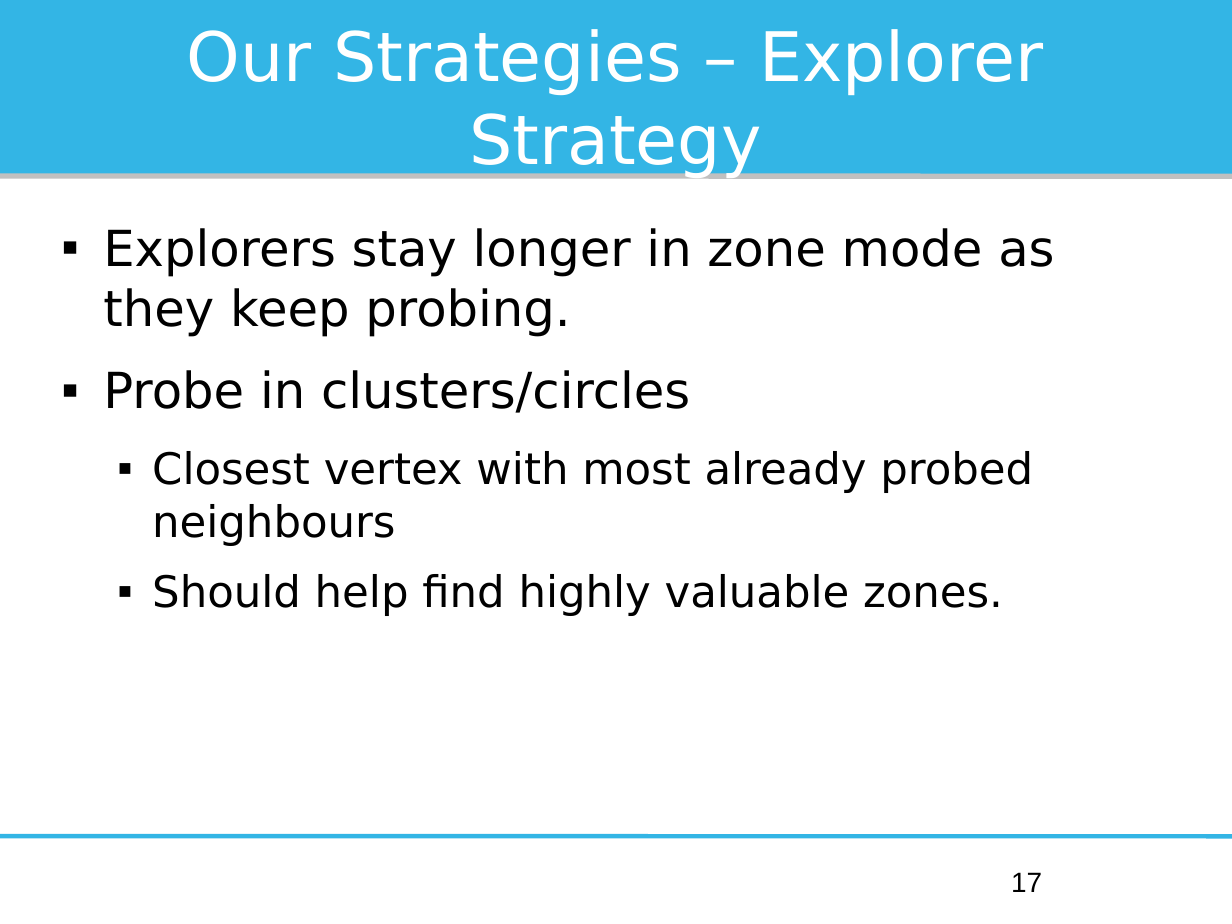
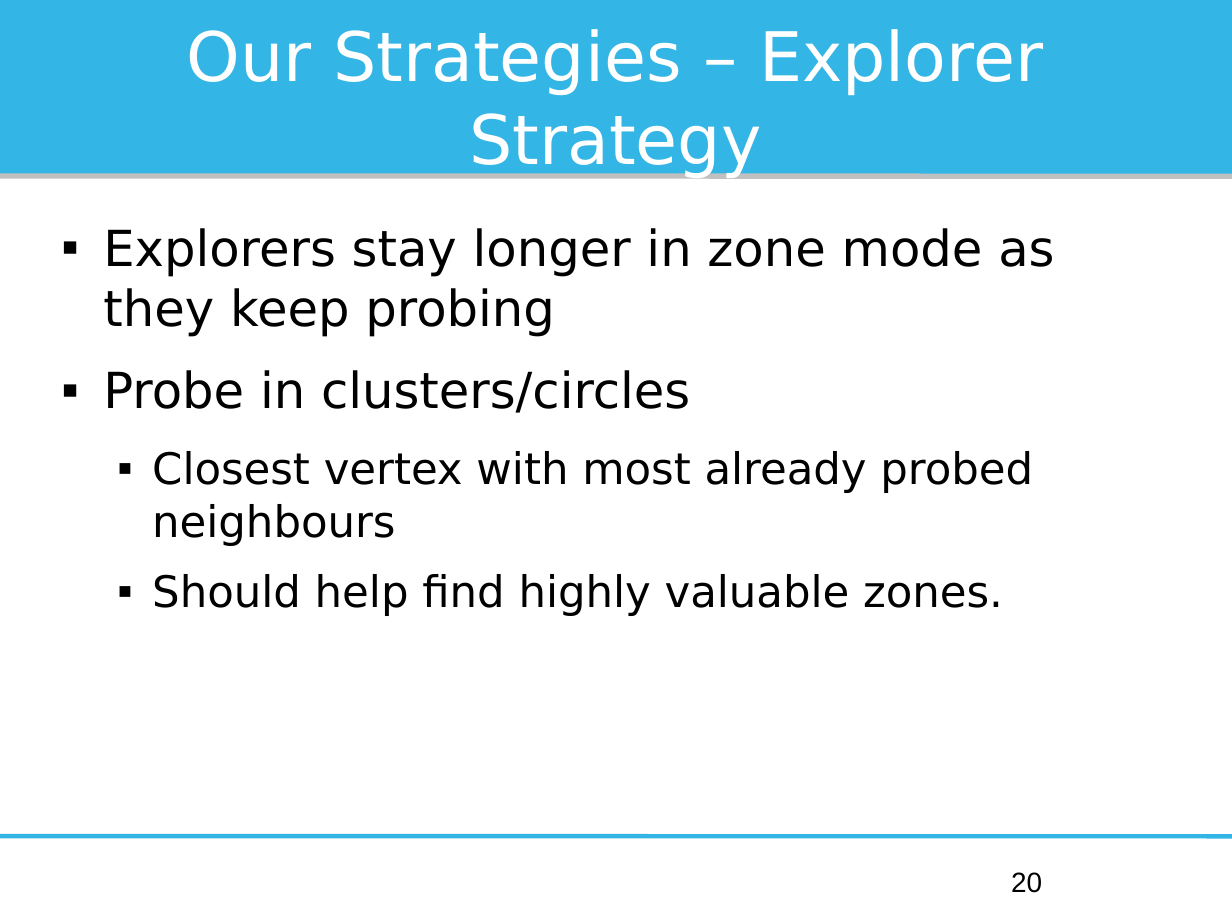
Before and after one commit to Institute-Web-Science-and-Technologies/mapc, a slide deck: slide 20 of Oberseminar/presentation.odp (slide 17 before the commit). Drawn at 1232x924 pixels with LibreOffice and Linux fonts; fonts in the diff are those of the drawing. Boxes give left, top, right and bottom in pixels: in the first picture for what was removed or moved away, otherwise in the second. Text is boxed around its words. In the diff, an @@ line names an element or a change of style, - is before the commit and + after.

```diff
--- a/Oberseminar/presentation.odp
+++ b/Oberseminar/presentation.odp
@@ text at box(103, 228, 1054, 337): text changed @@
-▪ Explorers stay longer in zone mode as they keep probing.
+▪ Explorers stay longer in zone mode as they keep probing
@@ page number at box(1011, 872, 1042, 893): text changed @@
-17
+20
```
Also in this commit, not shown: 10 other slides changed, 4 slides added, 1 other file.
